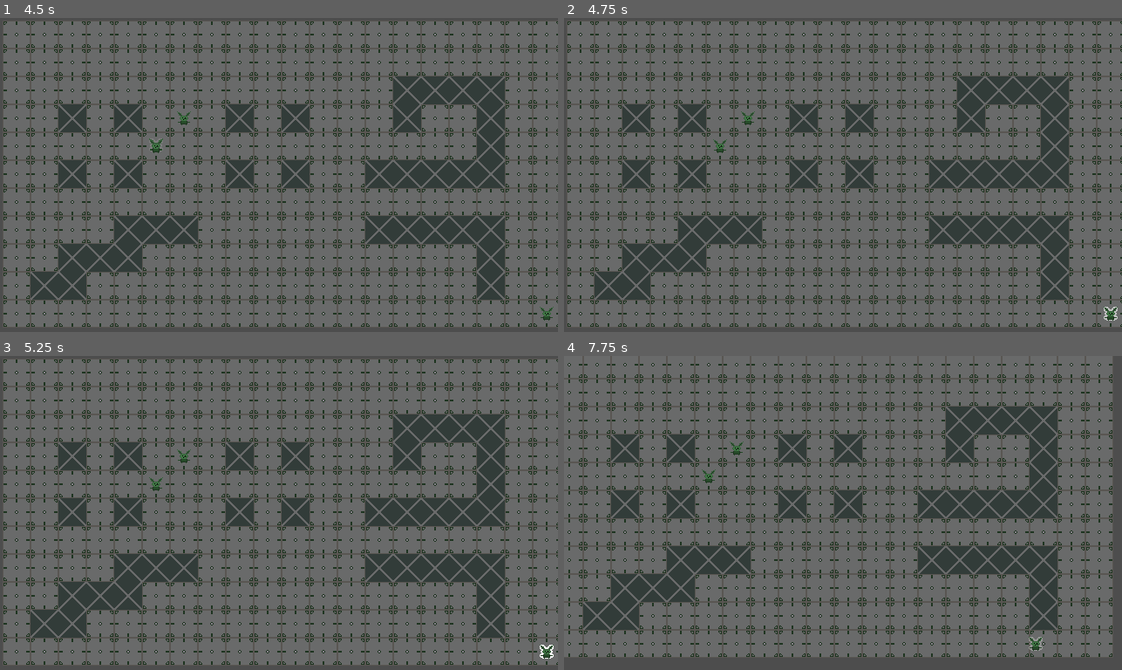
Above: before the commit, frames 1-4 (two rows, left to right).
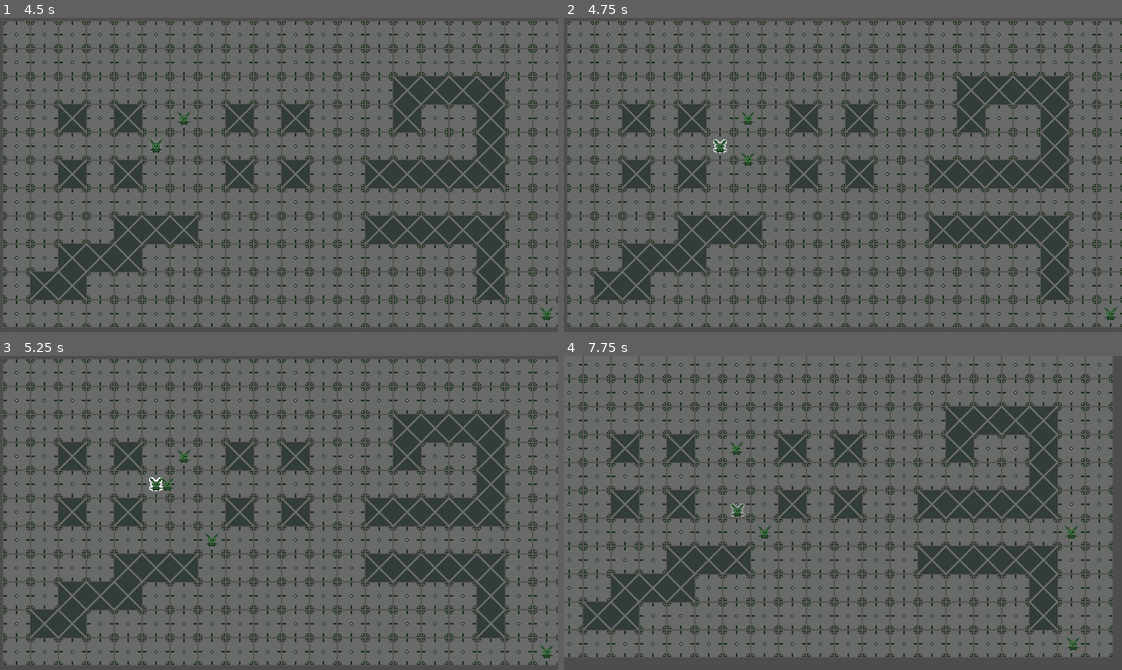
Above: after the commit, the same moments.

Repository: FVT34U/grinding_rooms
Game: Godot game, scene res://world/map_test_01.tscn
Two runs of this game, one before a commit and one after it. Both use one fixed random seed, a clock stepped at 60 frames per second and the inputs below.
Inputs (mouse positions are in pixels of both pictures, inside the frame that each line leads up to):
- Up to frame 1 (4.5 s): tap Enter at 0.5, 2 s; move the mouse to (44, 58) at 0.52 s; press the mouse at (44, 58) at 0.53 s; tap Space at 1.25 s; move the mouse to (66, 87) at 1.27 s; release the mouse at (66, 87) at 1.28 s; right-click (66, 87) at 1.35 s; click (66, 87) at 1.42 s; move the mouse to (546, 313) at 2.02 s; hold Tab (tab) 2.03-2.78 s; click (546, 313) at 2.17 s; move the mouse to (184, 118) at 2.77 s; click (184, 118) at 2.85 s; move the mouse to (156, 146) at 3.52 s; hold Right mouse button (right_click) 3.53-4.28 s; click (156, 146) at 3.67 s; move the mouse to (111, 127) at 4.27 s; tap Tab (tab) at 4.35 s; click (111, 127) at 4.42 s
- Up to frame 2 (4.75 s): no input
- Up to frame 3 (5.25 s): move the mouse to (306, 513) at 5.02 s; press the mouse at (306, 513) at 5.03 s
- Up to frame 4 (7.75 s): move the mouse to (759, 434) at 5.77 s; release the mouse at (759, 434) at 5.78 s; right-click (759, 434) at 5.85 s; click (759, 434) at 5.92 s; move the mouse to (965, 497) at 6.52 s; hold Tab (tab) 6.53-7.28 s; click (965, 497) at 6.67 s; move the mouse to (731, 528) at 7.27 s; click (731, 528) at 7.35 s

Frame 1 is identical in both runs. In frame 2, 0.1% of the frame differs, in the area x 26-100%, y 38-97%; in frame 3, 0.2%; in frame 4, 0.4%, in the area x 24-93%, y 36-94%.

Commit message:
little changes, forgot what it was

Diff:
--- a/pawns/player_pawn_manager.gd
+++ b/pawns/player_pawn_manager.gd
@@ -42,7 +42,7 @@
 	control_type = (control_type + 1) % ControlType.size()
 
 
-##TODO: visualize some pawn informations
+##TODO: visualize some pawn information
 func _on_input_on_pawn(
 	viewport: Node,
 	event: InputEvent,
--- a/world/map_test_01.tscn
+++ b/world/map_test_01.tscn
@@ -34,10 +34,6 @@
 position = Vector2(80, 80)
 pawn_team = 0
 
-[node name="Pawn3" parent="PlayerPawnManager" instance=ExtResource("4_6srki")]
-position = Vector2(624, 336)
-pawn_team = 0
-
 [node name="AiPawnManager" parent="." node_paths=PackedStringArray("nav_manager") instance=ExtResource("4_i7n82")]
 nav_manager = NodePath("../NavigationManager")
 
@@ -46,6 +42,9 @@
 
 [node name="Enemy2" parent="AiPawnManager" instance=ExtResource("4_6srki")]
 position = Vector2(176, 144)
+
+[node name="Pawn3" parent="AiPawnManager" instance=ExtResource("4_6srki")]
+position = Vector2(624, 336)
 
 [node name="HUD" parent="." instance=ExtResource("4_q6yfc")]
 unique_name_in_owner = true
